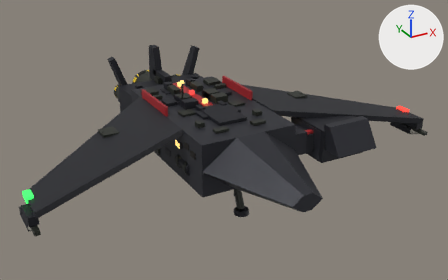
The glTF model ref/glb/runner-m.glb: old version first, new version second.
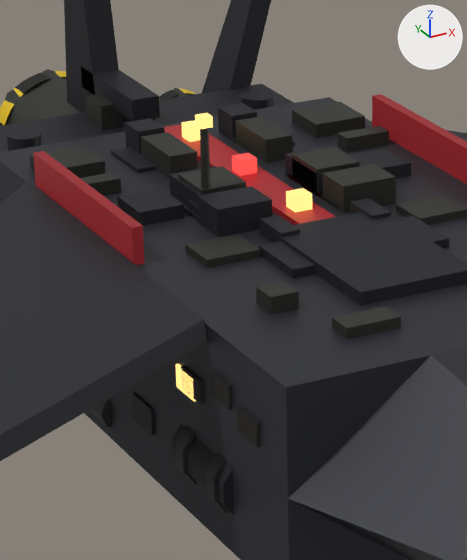
Old and new are each drawn whole from a 50 mm lens placed at (-3.41, -6.62, 3.92), pointed at (0.16, -0.13, 0.67) and again close up on the part from 30% to 55% of the width and 19% to 67% of the height. The lights are fixed; the arrows at upper right show +X, +Y and +Z. The first two pictures are the older version. Where no turn or scale is listed for an object, it has been applied to the vertices.
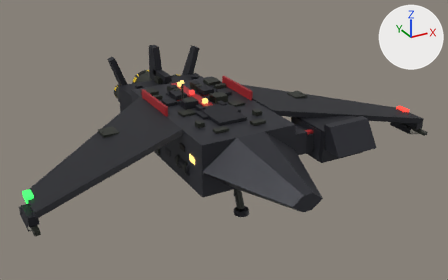
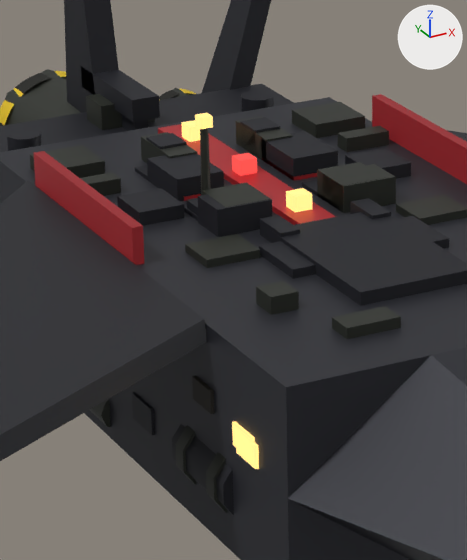
What differs and where, as boxes [x1, y1, x2, y2] in the close-ups (467 x 560 px):
'runnerShipAftGreeble2R', moved
    before: [285, 146, 362, 193]
    after: [261, 131, 338, 179]
'runnerShipAftGreeble3R', moved
    before: [292, 147, 360, 192]
    after: [317, 162, 385, 212]
'runnerShipAftGreeble2L', moved
    before: [169, 166, 245, 204]
    after: [147, 154, 224, 201]
'runnerShipAftGreeble3L', moved
    before: [178, 166, 246, 195]
    after: [202, 182, 270, 207]
'runnerShipAftGreeble0R', moved
    before: [218, 103, 257, 141]
    after: [240, 117, 280, 155]
'runnerShipAftGreeble0L', moved
    before: [125, 118, 165, 154]
    after: [146, 133, 187, 149]
'runnerShiphullMainHullWindow1L', moved
    before: [237, 407, 260, 447]
    after: [192, 376, 214, 414]
'runnerShipAftDecal0L', moved (mostly hidden afterwards)
    before: [111, 147, 156, 173]
    after: [135, 165, 163, 189]
'runnerShiphullMainHullWindow2L', moved
    before: [175, 364, 196, 402]
    after: [232, 421, 255, 458]
'runnerShiphullMainHullWindow4L', recoloured, moved (not visible afterwards)
    before: [210, 370, 232, 409]
'runnerShiphullMainHullWindow3L', moved (not visible afterwards)
    before: [181, 366, 203, 404]
'runnerShiphullMainHullWindow0L', moved (not visible before)
    after: [236, 431, 259, 469]
'runnerShipAftDecal1R', moved (mostly hidden)
    before: [288, 174, 323, 197]
    after: [262, 157, 317, 181]
'runnerShipAftDecal0R', moved (mostly hidden afterwards)
    before: [223, 132, 295, 151]
    after: [248, 149, 277, 170]
'runnerShipAftGreeble1L', unchanged, covered by the edit
    before: [141, 132, 198, 180]
    after: [141, 132, 197, 163]

The change in detail:
me_mesh_172 has 8 vertices, 12 faces and spans x -0.02..0.02, y -0.0595..0.0595, z -0.035..0.035.
me_mesh_172 no longer uses material mat_cabindark (black #14100a).
me_mesh_172 gains material mat_cabinlight (brown #3a2f18, glowing orange #f2c877).
Object 'runnerShiphullMainHullWindow0L' (ob_runnershiphullmainhullwindow0l) moves from (-0.615, 0.516, 0.955) to (-0.615, -0.81, 0.848).
Object 'runnerShiphullMainHullWindow1L' (ob_runnershiphullmainhullwindow1l) moves from (-0.615, -0.822, 0.92) to (-0.615, -0.532, 0.9).
Object 'runnerShiphullMainHullWindow2L' (ob_runnershiphullmainhullwindow2l) moves from (-0.615, -0.418, 0.893) to (-0.615, -0.788, 0.862).
Object 'runnerShiphullMainHullWindow3L' (ob_runnershiphullmainhullwindow3l) moves from (-0.615, -0.458, 0.903) to (-0.615, 0.825, 0.94).
Object 'runnerShiphullMainHullWindow4L' (ob_runnershiphullmainhullwindow4l) moves from (-0.615, -0.652, 0.963) to (-0.615, 0.387, 0.994).
Object 'runnerShipAftGreeble0L' (ob_runnershipaftgreeble0l) moves from (-0.169, 0.873, 1.157) to (-0.169, 0.703, 1.157).
Object 'runnerShipAftGreeble0R' (ob_runnershipaftgreeble0r) moves from (0.169, 0.873, 1.157) to (0.169, 0.703, 1.157).
Object 'runnerShipAftGreeble2L' (ob_runnershipaftgreeble2l) moves from (-0.202, 0.32, 1.15) to (-0.202, 0.49, 1.15).
Object 'runnerShipAftGreeble2R' (ob_runnershipaftgreeble2r) moves from (0.202, 0.32, 1.15) to (0.202, 0.49, 1.15).
Object 'runnerShipAftGreeble3L' (ob_runnershipaftgreeble3l) moves from (-0.198, 0.298, 1.157) to (-0.198, 0.128, 1.157).
Object 'runnerShipAftGreeble3R' (ob_runnershipaftgreeble3r) moves from (0.198, 0.298, 1.157) to (0.198, 0.128, 1.157).
Object 'runnerShipAftDecal0L' (ob_runnershipaftdecal0l) moves from (-0.202, 0.788, 1.123) to (-0.202, 0.596, 1.123).
Object 'runnerShipAftDecal0R' (ob_runnershipaftdecal0r) moves from (0.202, 0.788, 1.123) to (0.202, 0.596, 1.123).
Object 'runnerShipAftDecal1R' (ob_runnershipaftdecal1r) moves from (0.192, 0.298, 1.123) to (0.192, 0.49, 1.123).
